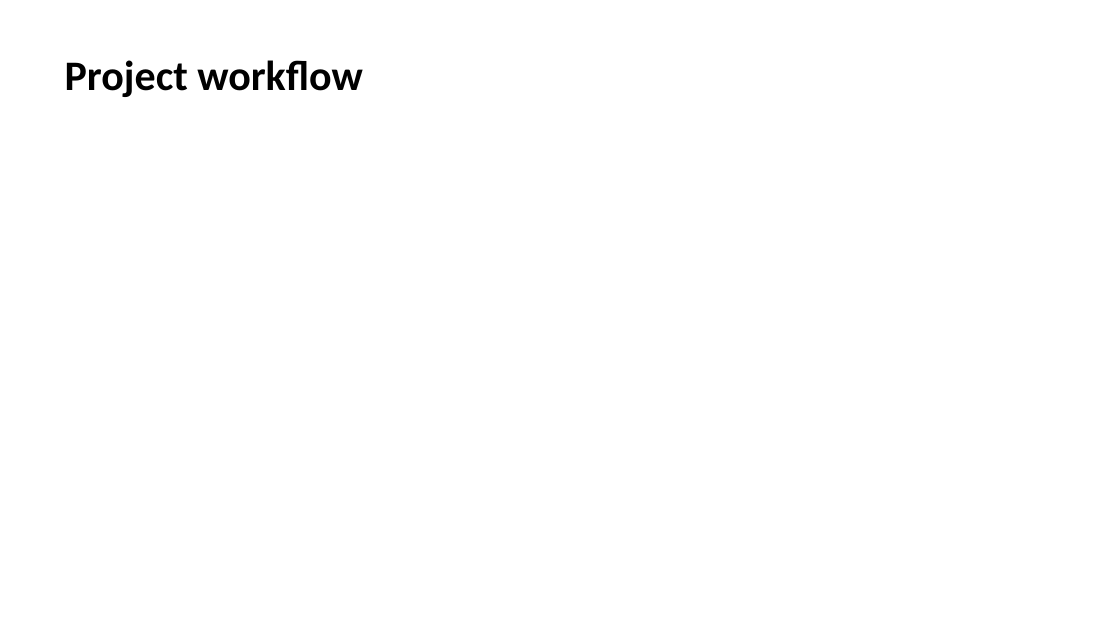
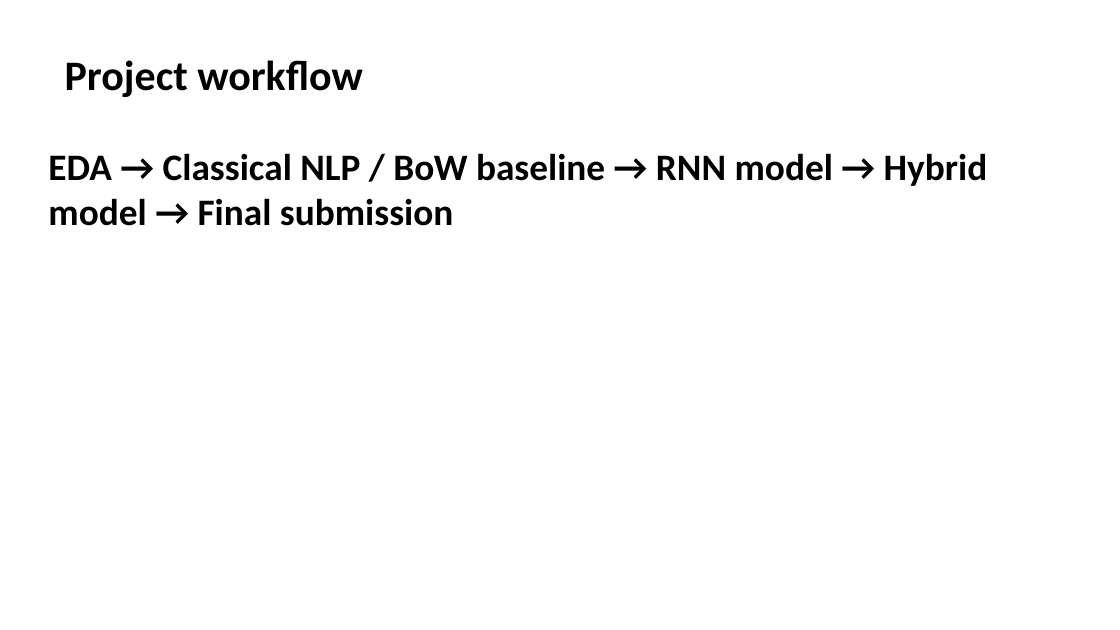
Before and after one commit to dariaproniakova/danit_final_project, a slide deck: slide 3 of presentation/Presentation_project.pptx. Drawn at 1120x630 pixels with LibreOffice and Linux fonts; fonts in the diff are those of the drawing. Boxes give left, top, right and bottom in pixels: in the first picture for what was removed or moved away, otherwise in the second. Text is boxed around its words. In the diff, an @@ line names an element or a change of style, - is before the commit and + after.

```diff
--- a/presentation/Presentation_project.pptx
+++ b/presentation/Presentation_project.pptx
@@ text added at [48,153,988,226], 32 pt, text #000000, bold @@
+EDA → Classical NLP / BoW baseline → RNN model → Hybrid model → Final submission
```
Also in this commit, not shown: 1 other slide changed, 6 slides added, 1 slide removed, 2 other files.
